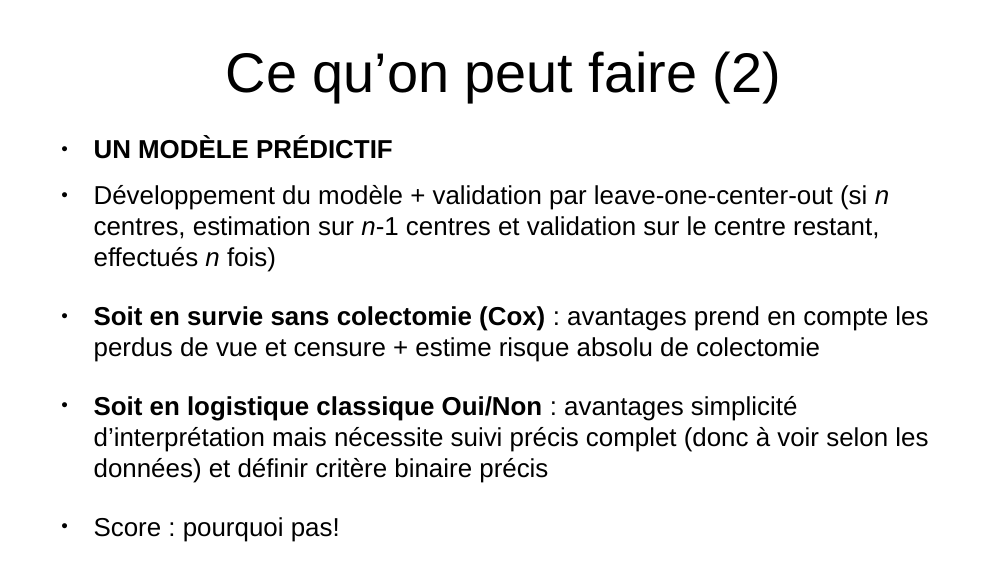
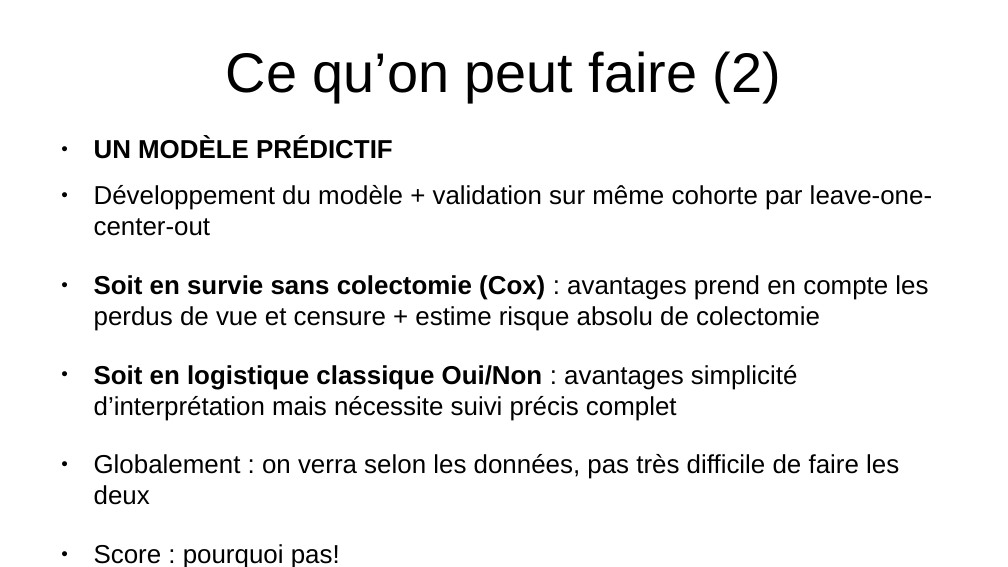
Before and after one commit to thomashusson29/CAG, a slide deck: slide 9 of Documents/diapo.odp. Drawn at 1008x567 pixels with LibreOffice and Linux fonts; fonts in the diff are those of the drawing. Boxes give left, top, right and bottom in pixels: in the first picture for what was removed or moved away, otherwise in the second. Text is boxed around its words. In the diff, an @@ line names an element or a change of style, - is before the commit and + after.

```diff
--- a/Documents/diapo.odp
+++ b/Documents/diapo.odp
@@ text at bbox=[94, 185, 932, 236]: text changed @@
-● Développement du modèle + validation par leave-one-center-out (si n centres, estimation sur n-1 centres et validation sur le centre restant, effectués n fois)
+● Développement du modèle + validation sur même cohorte par leave-one-center-out
@@ text at bbox=[94, 365, 899, 477]: text changed @@
-● Soit en logistique classique Oui/Non : avantages simplicité d’interprétation mais nécessite suivi précis complet (donc à voir selon les données) et définir critère binaire précis
+● Soit en logistique classique Oui/Non : avantages simplicité d’interprétation mais nécessite suivi précis complet
+● Globalement : on verra selon les données, pas très difficile de faire les deux
```
Also in this commit, not shown: 1 other slide changed, 1 slide added, 5 other files.
